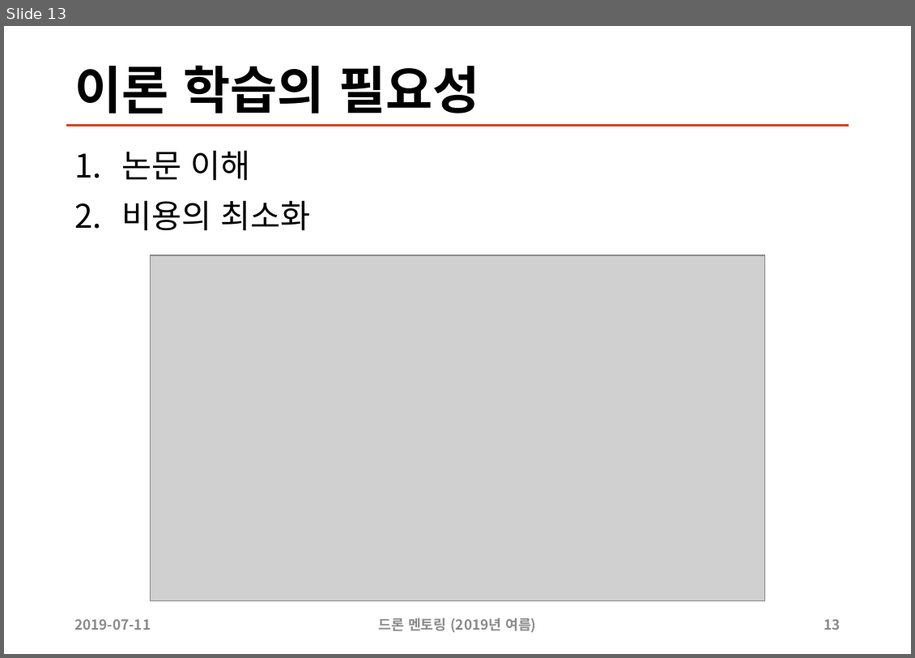
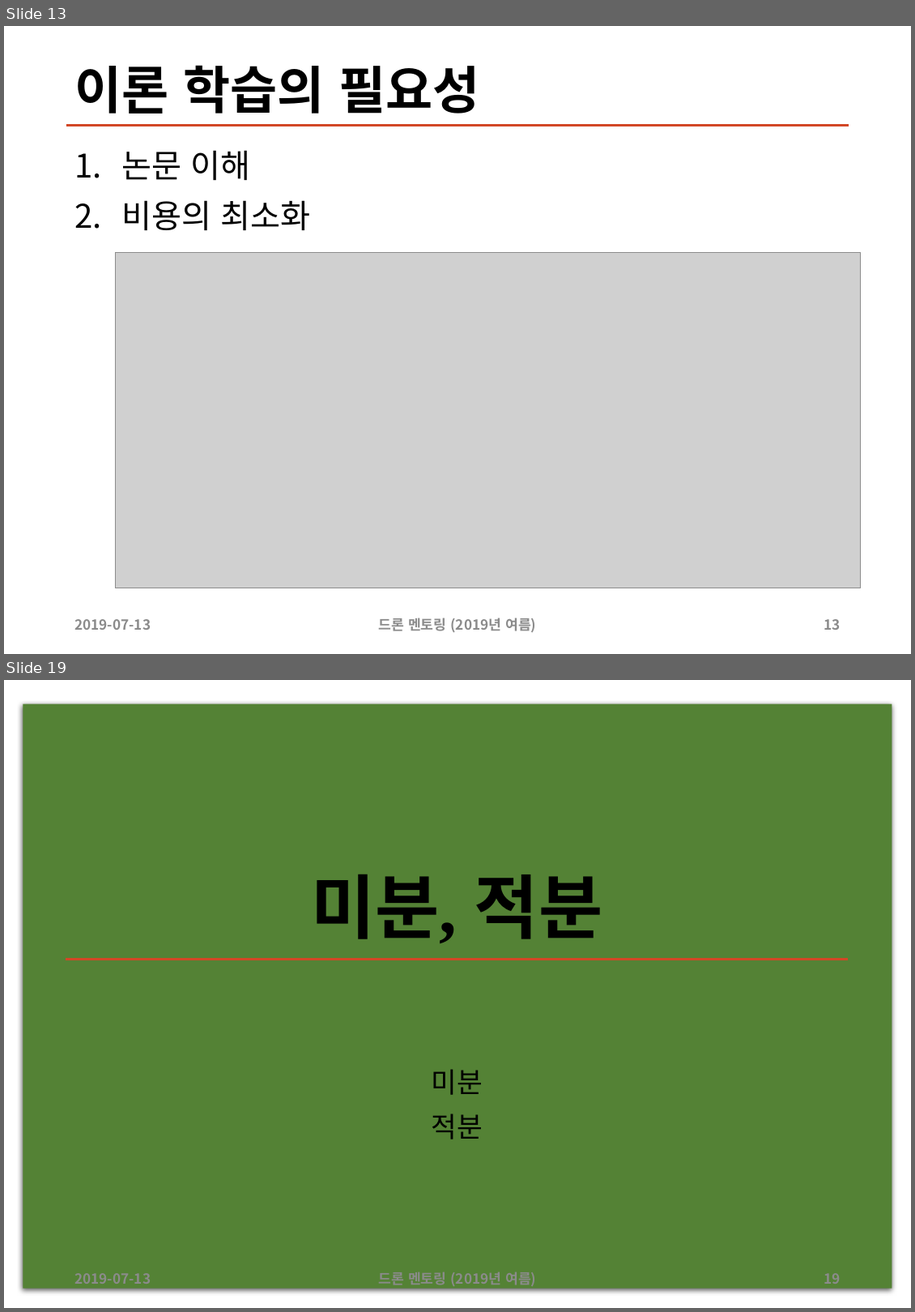
Before and after one commit to sunabove/drone_mentoring, a slide deck: 200 드론 멘토링 자율 비행 이론 V1.1.pptx. Shown one above the other, each under a label of ours: slide 13 before the commit, slides 13 and 19 after it; the slides between them are not shown. The pictures are 915x658 and 915x1312 pixels, drawn with LibreOffice and Linux fonts; fonts in the diff are those of the drawing; grey boxes stand for pictures. Boxes give left, top, right and bottom in pixels: in the first picture for what was removed or moved away, otherwise in the second. Text is boxed around its words. In the diff, an @@ line names an element or a change of style, - is before the commit and + after.

```diff
--- a/200 드론 멘토링 자율 비행 이론 V1.1.pptx
+++ b/200 드론 멘토링 자율 비행 이론 V1.1.pptx
@@ slide 19 added at (4, 680, 911, 1308), background #FFFFFF @@
@@ rectangle added at (23, 704, 893, 1289), fill #548235 @@
@@ title added at (311, 874, 603, 943), 60 pt, text #000000, bold @@
+미분, 적분
@@ line added from (66, 959) to (848, 959), #D24726 2 pt @@
@@ text added at (432, 1069, 483, 1139), 24 pt, text #000000 @@
+미분
+적분
@@ slide 13 changed as well @@
@@ picture: place and size @@
-picture at (151, 255, 765, 600)
+picture at (116, 253, 861, 588)
@@ text at (74, 619, 151, 629): text changed @@
-2019-07-11
+2019-07-13
```
Also in this commit, not shown: 16 other slides changed, 13 other slides added, 52 other files.
